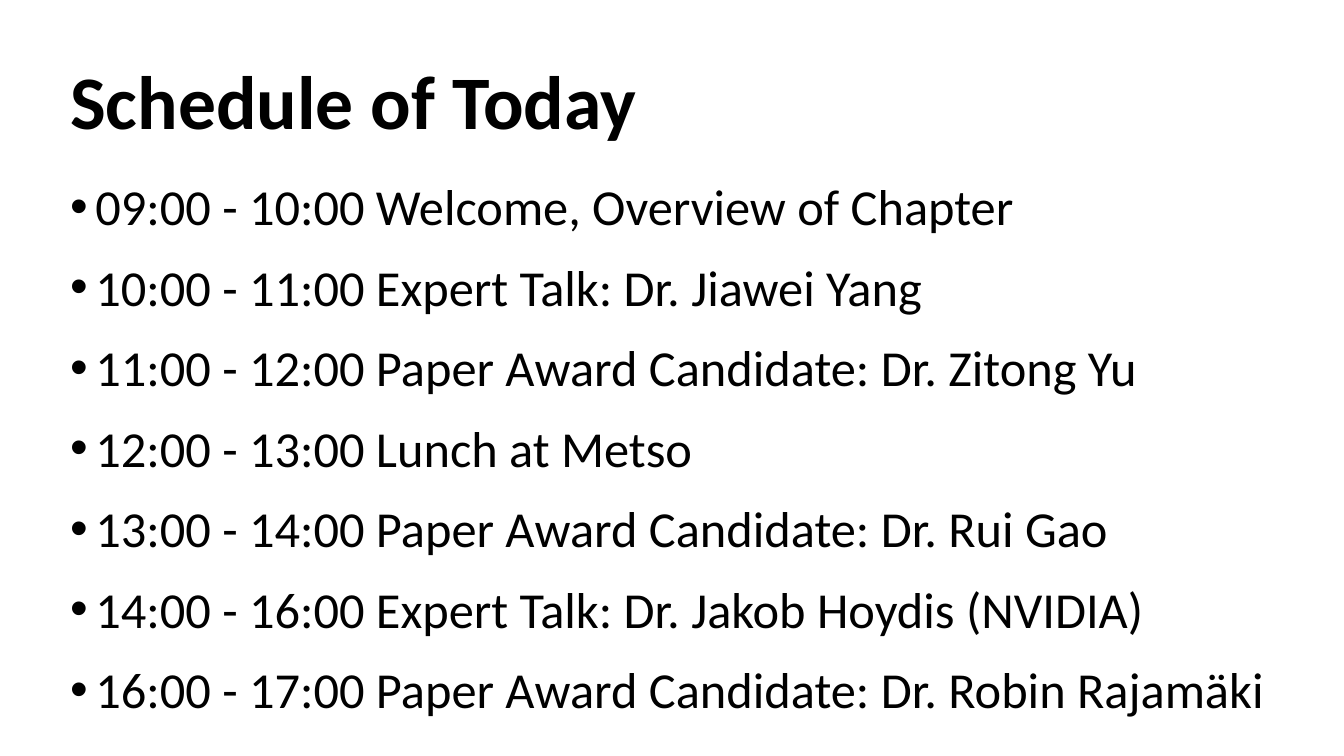
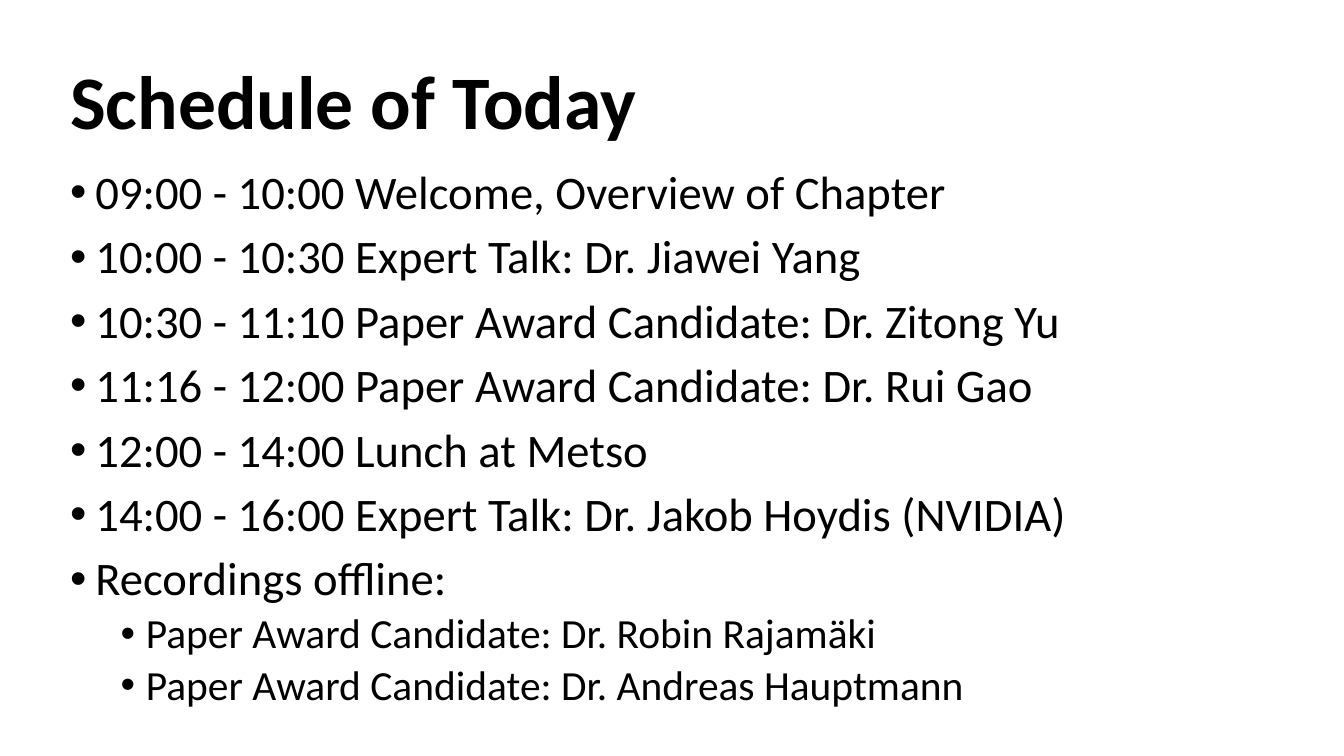
Before and after one commit to ieeespcasfinland/ieeespcasfinland.github.io, a slide deck: slide 2 of Slides05Oct_Ju.pptx. Drawn at 1344x756 pixels with LibreOffice and Linux fonts; fonts in the diff are those of the drawing. Boxes give left, top, right and bottom in pixels: in the first picture for what was removed or moved away, otherwise in the second. Text is boxed around its words. In the diff, an @@ line names an element or a change of style, - is before the commit and + after.

```diff
--- a/Slides05Oct_Ju.pptx
+++ b/Slides05Oct_Ju.pptx
@@ text at box(95, 176, 1065, 539): size 36 to 33.3 pt in "09:00 - 10:00 Welcome, Overview of Chapter", "14:00 - 16:00 Expert Talk: Dr. Jakob ..."; line spacing 1.1 to 0.9 @@
@@ text at box(95, 240, 1059, 468): text changed; size 36 to 33.3 pt @@
-• 10:00 - 11:00 Expert Talk: Dr. Jiawei Yang
-• 11:00 - 12:00 Paper Award Candidate: Dr. Zitong Yu
-• 12:00 - 13:00 Lunch at Metso
-• 13:00 - 14:00 Paper Award Candidate: Dr. Rui Gao
+• 10:00 - 10:30 Expert Talk: Dr. Jiawei Yang
+• 10:30 - 11:10 Paper Award Candidate: Dr. Zitong Yu
+• 11:16 - 12:00 Paper Award Candidate: Dr. Rui Gao
+• 12:00 - 14:00 Lunch at Metso
@@ text at box(95, 562, 963, 707): text changed; size 36 to 29.6 pt @@
-• 16:00 - 17:00 Paper Award Candidate: Dr. Robin Rajamäki
+• Recordings offline:
+  • Paper Award Candidate: Dr. Robin Rajamäki
+  • Paper Award Candidate: Dr. Andreas Hauptmann
```
Also in this commit, not shown: 1 other slide changed, 1 slide added, 2 other files.
